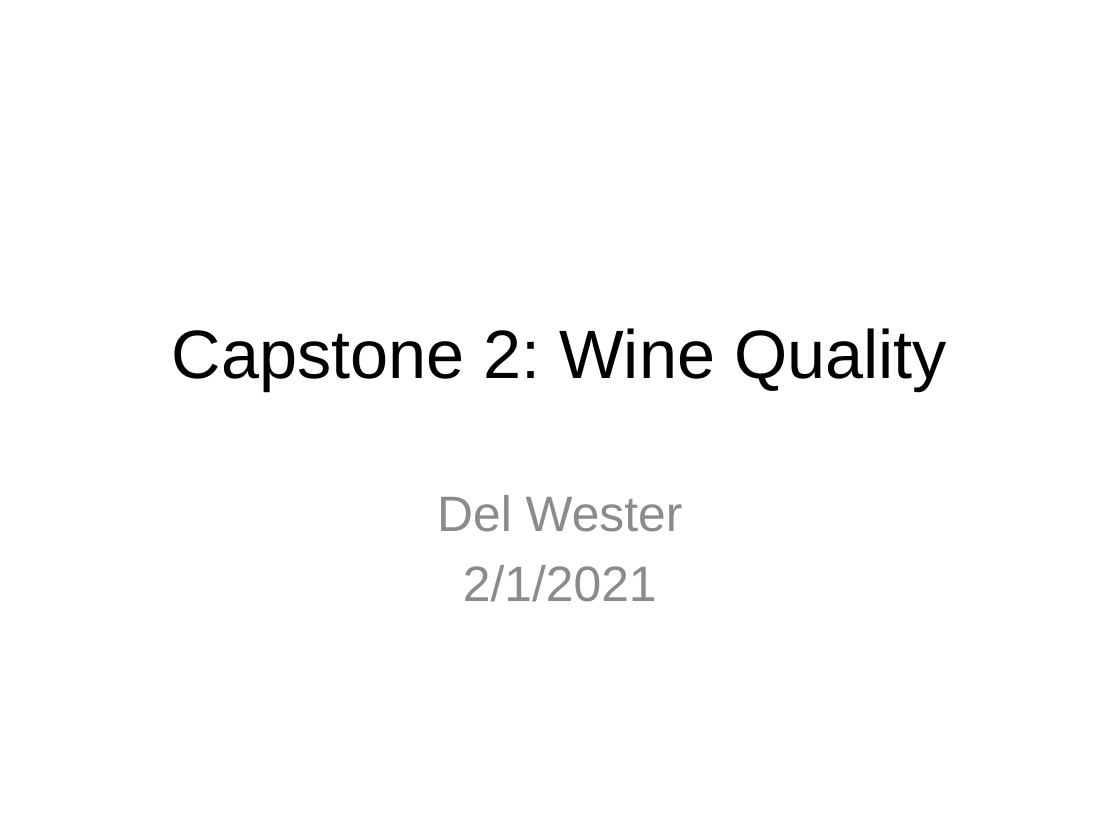
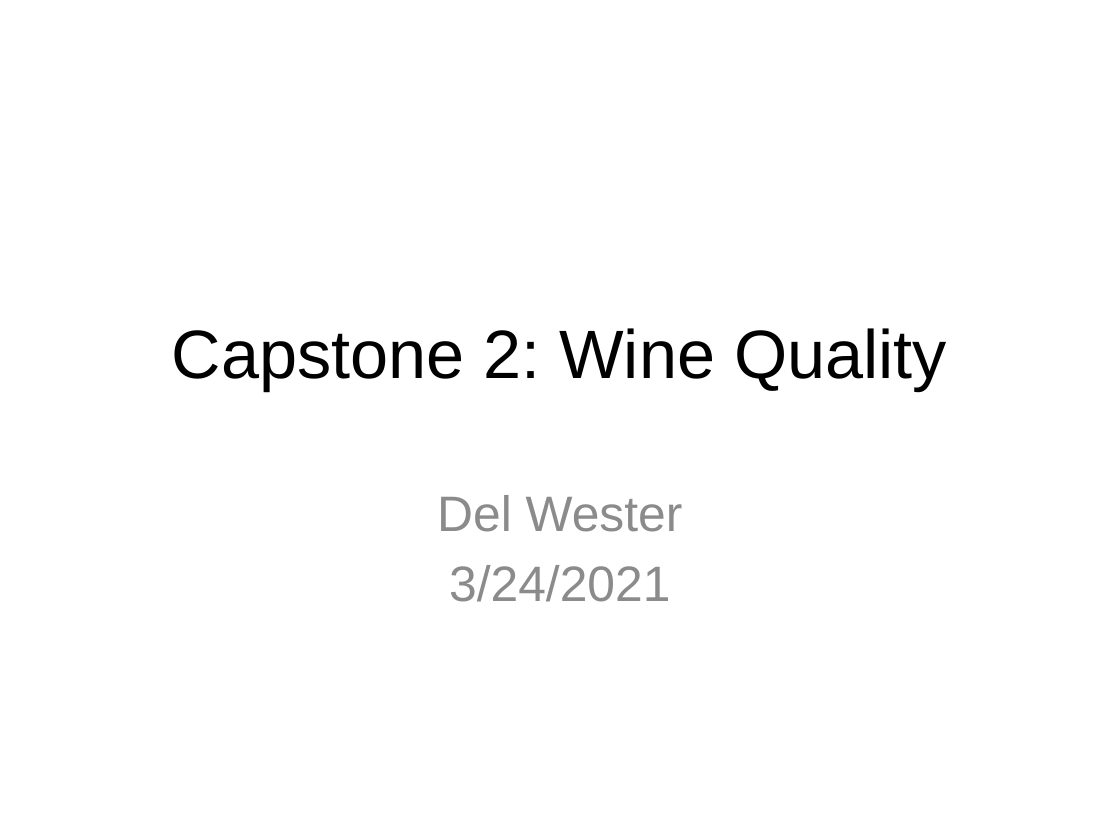
Before and after one commit to delwester/Springboard, a slide deck: slide 1 of Capstone2/Capstone2_FinalPres.pptx. Drawn at 1120x840 pixels with LibreOffice and Linux fonts; fonts in the diff are those of the drawing. Boxes give left, top, right and bottom in pixels: in the first picture for what was removed or moved away, otherwise in the second. Text is boxed around its words. In the diff, an @@ line names an element or a change of style, - is before the commit and + after.

```diff
--- a/Capstone2/Capstone2_FinalPres.pptx
+++ b/Capstone2/Capstone2_FinalPres.pptx
@@ subtitle at <box>449,565,670,602</box>: text changed @@
-2/1/2021
+3/24/2021
```
Also in this commit, not shown: 6 other slides changed, 5 slides added, 4 slides removed.
